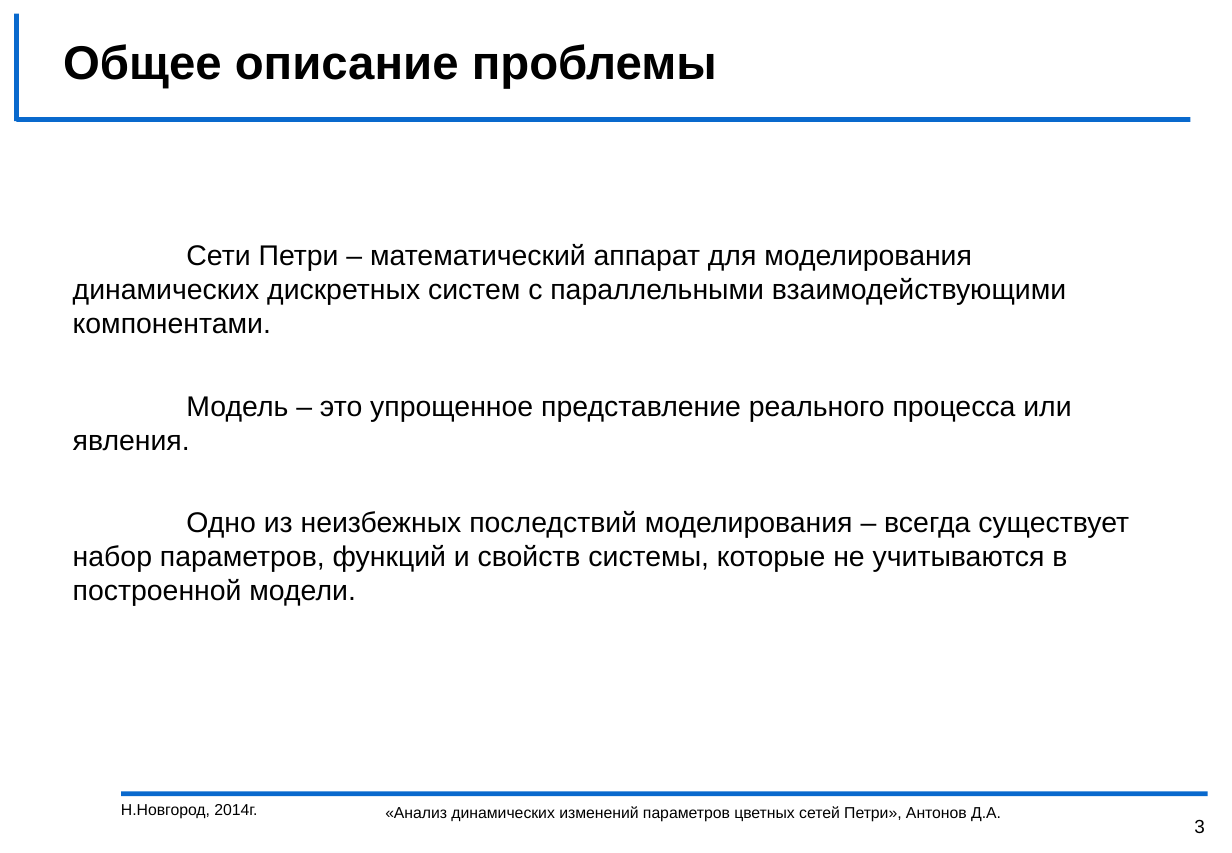
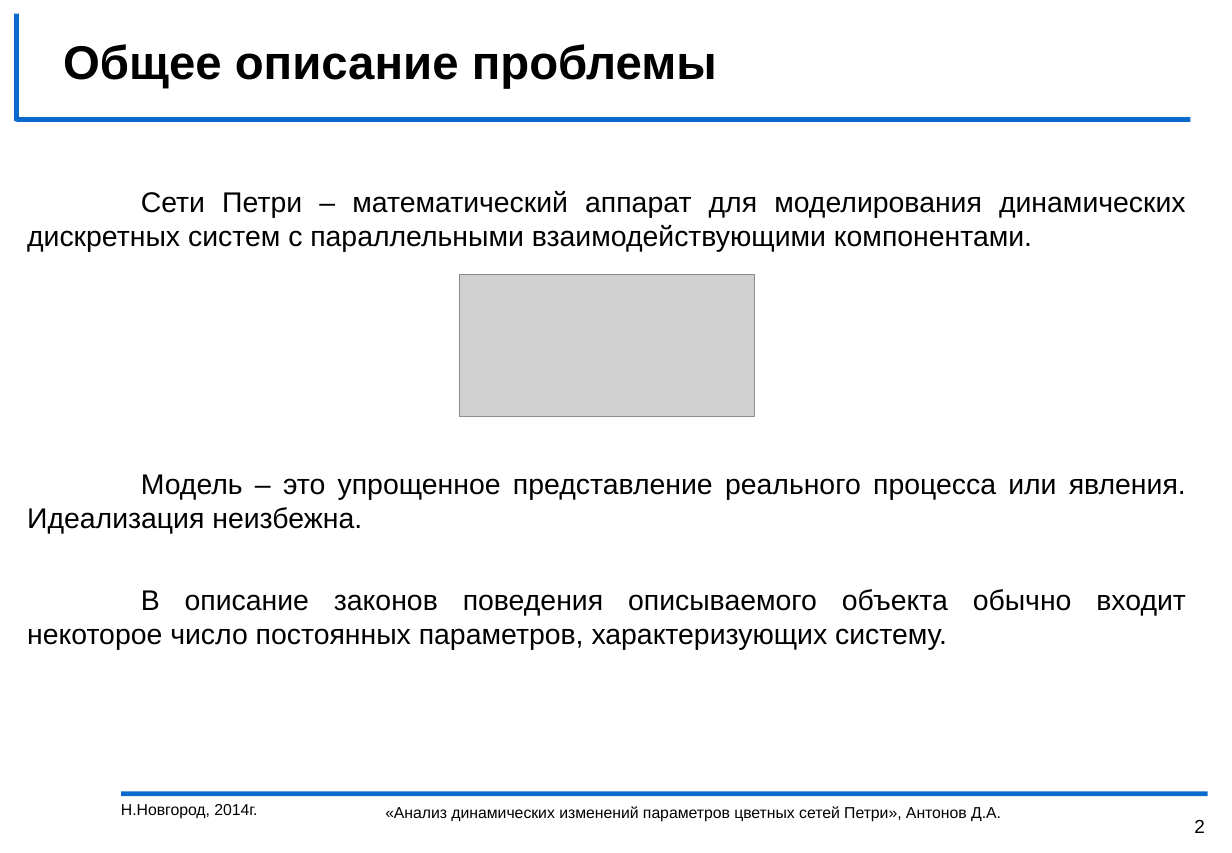
Before and after one commit to DeantoPrivate/myPetri, a slide deck: slide 2 of диплом/презентация и выступление/презентация.ppt (slide 3 before the commit). Drawn at 1232x853 pixels with LibreOffice and Linux fonts; fonts in the diff are those of the drawing; grey boxes stand for pictures; background and template pictures are left out. Boxes give left, top, right and bottom in pixels: in the first picture for what was removed or moved away, otherwise in the second. Text is boxed around its words. In the diff, an @@ line names an element or a change of style, - is before the commit and + after.

```diff
--- a/диплом/презентация и выступление/презентация.ppt
+++ b/диплом/презентация и выступление/презентация.ppt
@@ text "Сети Петри – математический аппарат ...": place and size @@
-text "Сети Петри – математический аппарат ..." at [73, 244, 1129, 606]
+text "Сети Петри – математический аппарат ..." at [27, 191, 1186, 650]
@@ text at [27, 191, 1186, 252]: alignment left to justified @@
@@ picture added at [459, 274, 755, 416] @@
@@ text at [27, 474, 1186, 650]: text changed @@
-Модель – это упрощенное представление реального процесса или явления.
-Одно из неизбежных последствий моделирования – всегда существует набор параметров, функций и свойств системы, которые не учитываются в построенной модели.
+Модель – это упрощенное представление реального процесса или явления. Идеализация неизбежна.
+В описание законов поведения описываемого объекта обычно входит некоторое число постоянных параметров, характеризующих систему.
@@ page number at [1194, 819, 1205, 833]: text changed @@
-3
+2
```
Also in this commit, not shown: 2 other slides changed, 1 slide removed, 1 other file.
